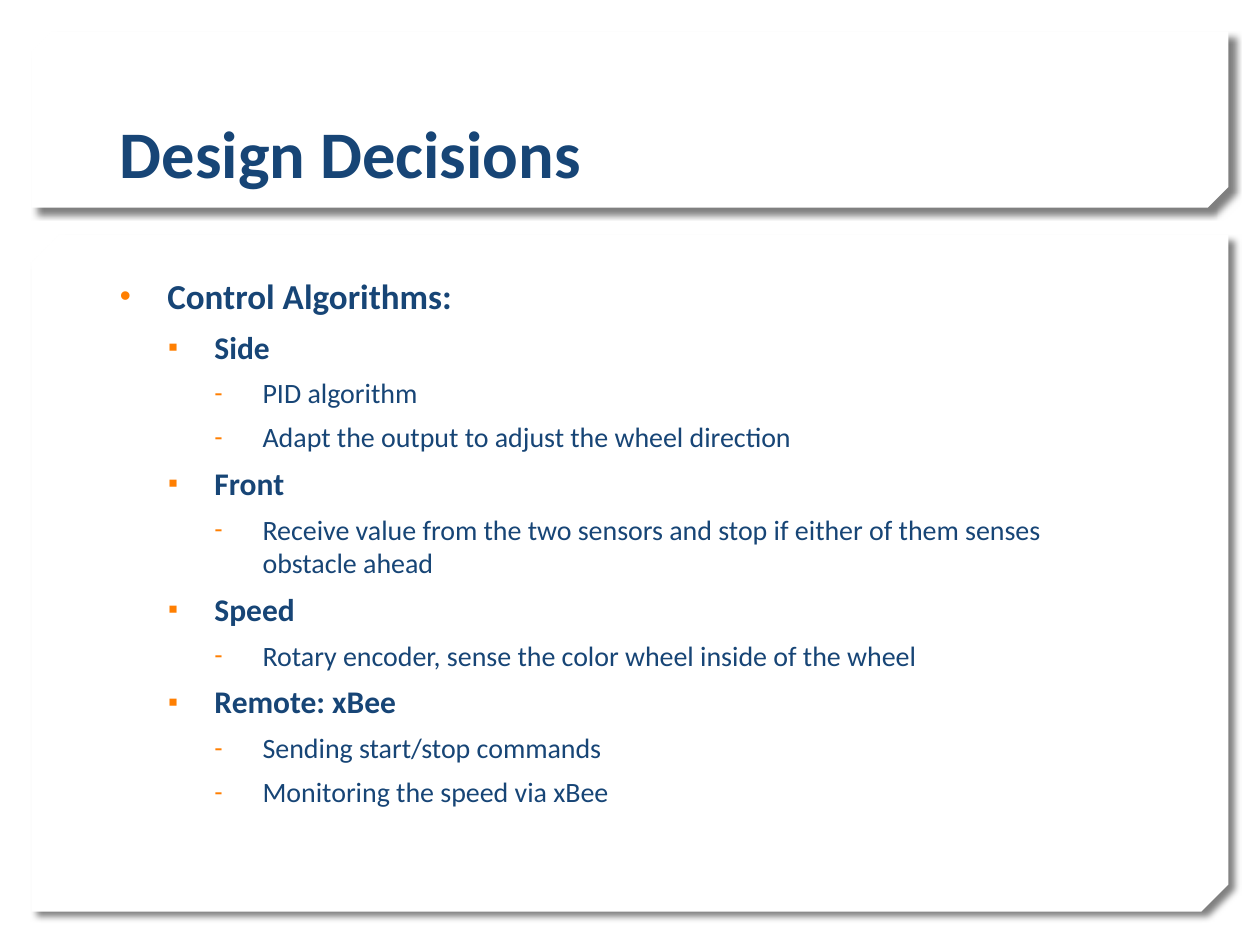
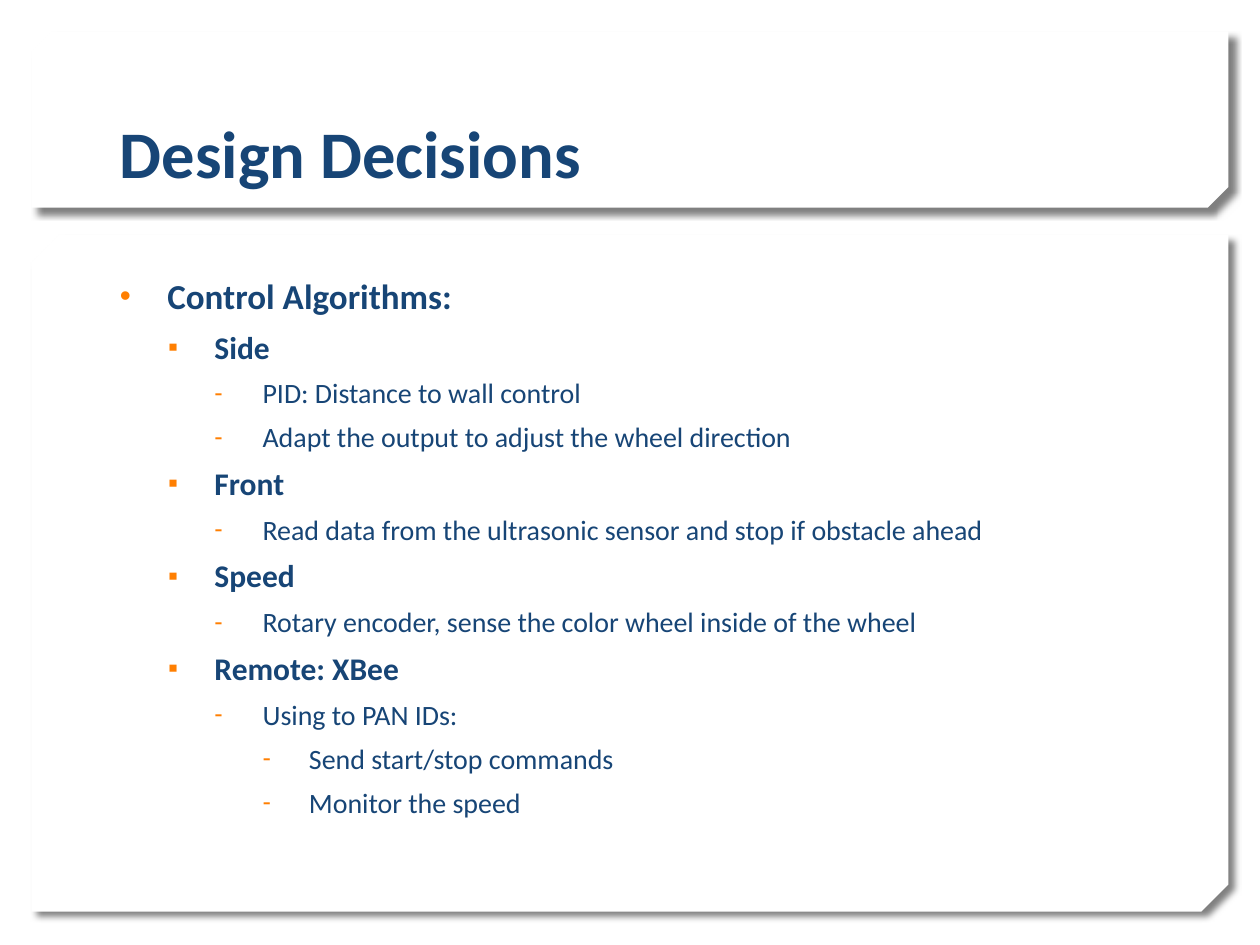
Before and after one commit to estherlu/EC544_Group4, a slide deck: slide 4 of challenge#4/Challenge4_Group4.pptx. Drawn at 1260x945 pixels with LibreOffice and Linux fonts; fonts in the diff are those of the drawing; background and template pictures are left out. Boxes give left, top, right and bottom in pixels: in the first picture for what was removed or moved away, otherwise in the second. Text is boxed around its words. In the diff, an @@ line names an element or a change of style, - is before the commit and + after.

```diff
--- a/challenge#4/Challenge4_Group4.pptx
+++ b/challenge#4/Challenge4_Group4.pptx
@@ text at (263,383,580,404): text changed @@
-    – PID algorithm
+    – PID: Distance to wall control
@@ text at (263,520,982,545): text changed @@
-    – Receive value from the two sensors and stop if either of them senses obstacle ahead
+    – Read data from the ultrasonic sensor and stop if obstacle ahead
@@ text at (214,659,613,818): text changed @@
-  ▪ Remote: xBee
-    – Sending start/stop commands
-    – Monitoring the speed via xBee
+  ▪ Remote: XBee
+    – Using to PAN IDs:
+      – Send start/stop commands
+      – Monitor the speed
```
Also in this commit, not shown: 3 other slides changed.
